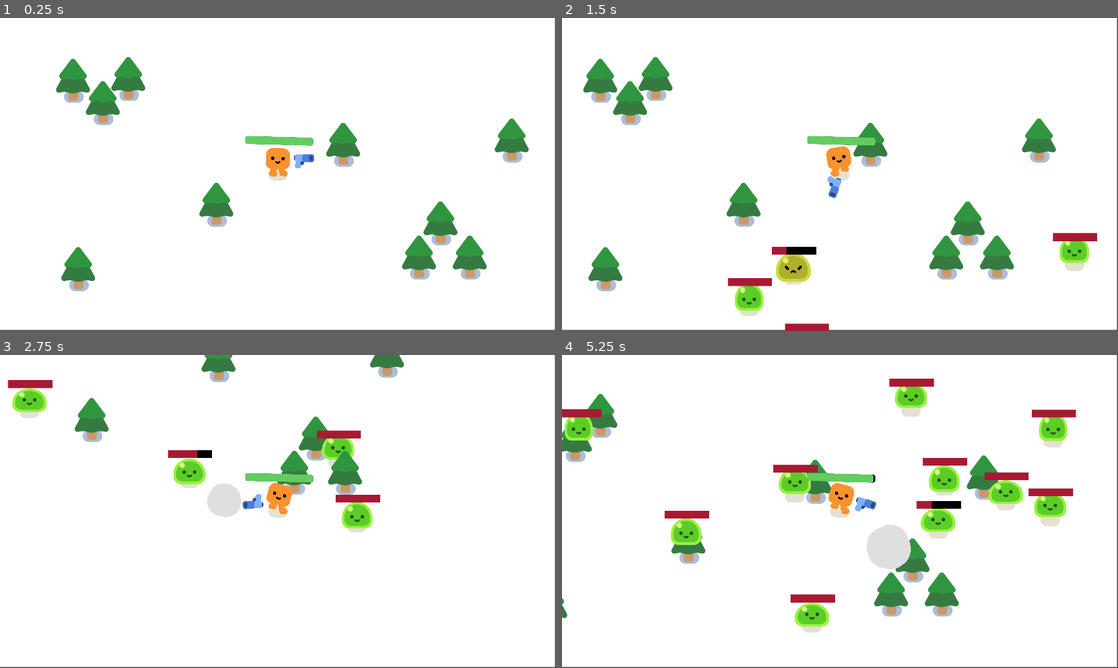
Above: before the commit, frames 1-4 (two rows, left to right).
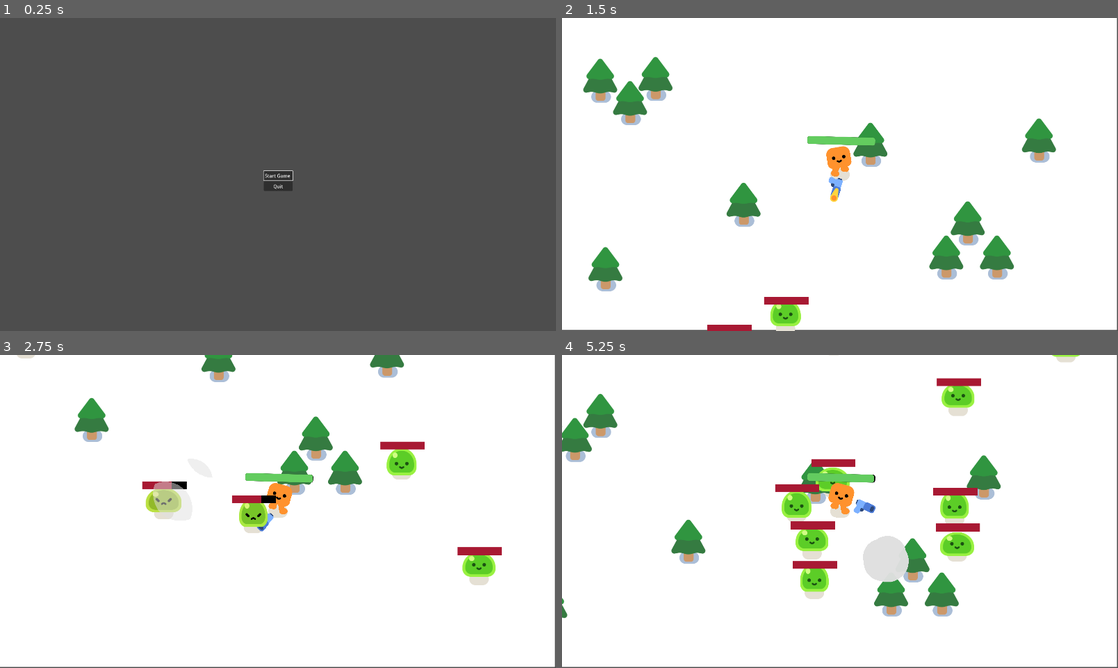
Above: after the commit, the same moments.

Repository: CWong1111/Cartoon-cute
Game: Godot game, scene res://start_menu.tscn
The game is run twice, just before and just after one commit, with the same random seed, the same clock (stepped at 60 frames per second) and the same inputs. Before the commit the project starts from res://survivors_game.tscn.
Inputs (mouse positions are in pixels of both pictures, inside the frame that each line leads up to):
- Up to frame 1 (0.25 s): no input
- Up to frame 2 (1.5 s): click (840, 174) at 0.5 s, where only the run after the commit has a clickable "Start Game"; hold D (move_right) from 1.28 s (still down)
- Up to frame 3 (2.75 s): release D (move_right) at 2.03 s; hold S (move_down) from 2.03 s (still down)
- Up to frame 4 (5.25 s): release S (move_down) at 2.78 s; hold D (move_right) 2.78-3.53 s; hold W (move_up) 3.53-4.28 s; hold A (move_left) from 4.28 s (still down)

The runs differ from the first frame. In frame 1, 100% of the frame differs, in the area x 0-100%, y 0-100%; in frame 2, 3.0%; in frame 3, 5.7%; in frame 4, 11%.

Commit message:
Cartoon cute New Menu

Diff:
--- /dev/null
+++ b/group_outline.gdshader
@@ -0,0 +1,37 @@
+// This program draws an outline around sprites grouped under a CanvasGroup node.
+shader_type canvas_item;
+
+uniform sampler2D screen_texture : hint_screen_texture, filter_linear_mipmap;
+uniform vec4 line_color : source_color = vec4(0, 0, 0, 1);
+uniform float line_thickness = 4.0;
+uniform vec2 viewport_scale = vec2(1.0);
+
+
+void vertex() {
+	VERTEX += (UV * 2.0 - 1.0) * line_thickness;
+}
+
+
+void fragment() {
+    vec2 uv = SCREEN_UV;
+    vec2 size = (SCREEN_PIXEL_SIZE * line_thickness) * viewport_scale;
+
+
+    float outline = texture(screen_texture, uv + vec2(-size.x, 0)).a;
+    outline += texture(screen_texture, uv + vec2(0, size.y)).a;
+    outline += texture(screen_texture, uv + vec2(size.x, 0)).a;
+    outline += texture(screen_texture, uv + vec2(0, -size.y)).a;
+    outline += texture(screen_texture, uv + vec2(-size.x * 0.866, size.y * 0.5)).a;
+    outline += texture(screen_texture, uv + vec2(-size.x * 0.5, size.y * 0.866)).a;
+    outline += texture(screen_texture, uv + vec2(size.x * 0.866, size.y * 0.5)).a;
+    outline += texture(screen_texture, uv + vec2(size.x * 0.5, size.y * 0.866)).a;
+    outline += texture(screen_texture, uv + vec2(-size.x * 0.866, -size.y * 0.5)).a;
+    outline += texture(screen_texture, uv + vec2(-size.x * 0.5, -size.y * 0.866)).a;
+    outline += texture(screen_texture, uv + vec2(size.x * 0.866, -size.y * 0.5)).a;
+    outline += texture(screen_texture, uv + vec2(size.x * 0.5, -size.y * 0.866)).a;
+    outline = min(outline, 1.0);
+
+	vec4 screen_color = texture(screen_texture, SCREEN_UV);
+	COLOR = mix(screen_color, line_color, outline - screen_color.a);
+
+}
--- a/project.godot
+++ b/project.godot
@@ -75,7 +75,7 @@
 [application]
 
 config/name="Your First 2D Game With Godot 4: START (GDQuest)"
-run/main_scene="res://survivors_game.tscn"
+run/main_scene="res://start_menu.tscn"
 config/features=PackedStringArray("4.2", "Forward Plus")
 config/icon="res://icon.png"
 
--- /dev/null
+++ b/start_menu.gd
@@ -0,0 +1,14 @@
+extends CenterContainer
+
+@onready var start_game_button = %StartGameButton
+
+func _ready():
+	start_game_button.grab_focus()
+
+
+func _on_start_game_button_pressed():
+	get_tree().change_scene_to_file("res://survivors_game.tscn")
+
+
+func _on_quit_button_pressed():
+	get_tree().quit()
--- /dev/null
+++ b/start_menu.tscn
@@ -0,0 +1,28 @@
+[gd_scene load_steps=2 format=3 uid="uid://c7y73i1jcss0o"]
+
+[ext_resource type="Script" path="res://start_menu.gd" id="1_q3ly5"]
+
+[node name="StartMenu" type="CenterContainer"]
+custom_minimum_size = Vector2(2.08165e-12, 2.08165e-12)
+anchors_preset = 15
+anchor_right = 1.0
+anchor_bottom = 1.0
+grow_horizontal = 2
+grow_vertical = 2
+scale = Vector2(1.00088, 1.04128)
+script = ExtResource("1_q3ly5")
+
+[node name="VBoxContainer" type="VBoxContainer" parent="."]
+layout_mode = 2
+
+[node name="StartGameButton" type="Button" parent="VBoxContainer"]
+unique_name_in_owner = true
+layout_mode = 2
+text = "Start Game "
+
+[node name="QuitButton" type="Button" parent="VBoxContainer"]
+layout_mode = 2
+text = "Quit"
+
+[connection signal="pressed" from="VBoxContainer/StartGameButton" to="." method="_on_start_game_button_pressed"]
+[connection signal="pressed" from="VBoxContainer/QuitButton" to="." method="_on_quit_button_pressed"]
